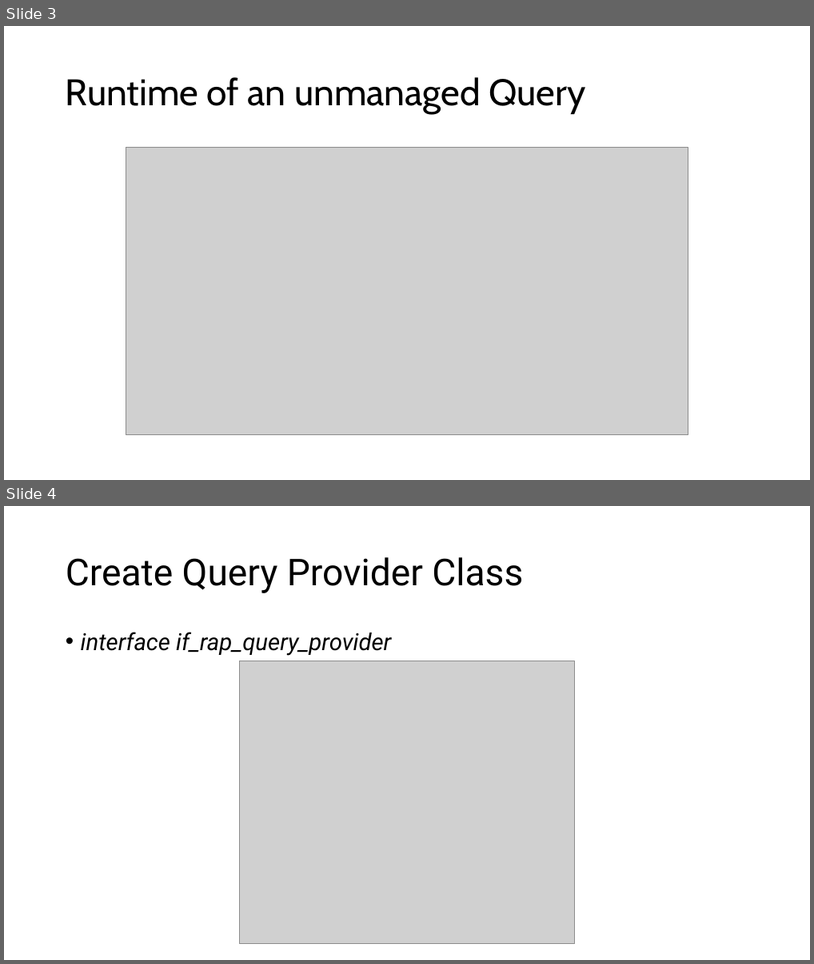
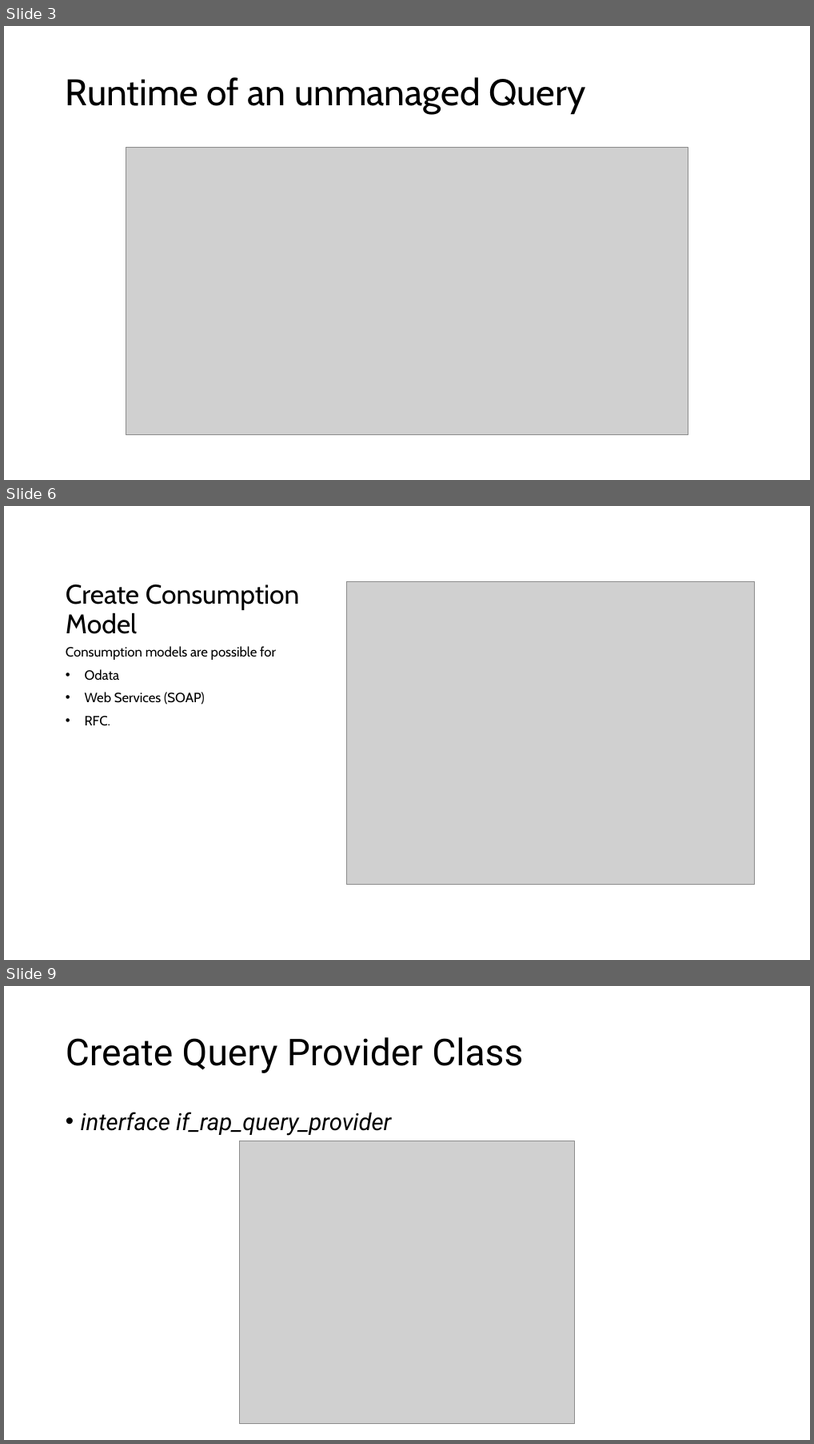
Before and after one commit to DevelopmentBvise/Schulung, a slide deck: RAP Unmanaged Query/UnmanagedQuery.pptx. Shown one above the other, each under a label of ours: slides 3 and 4 before the commit, slides 3, 6 and 9 after it; the slides between them are not shown. The pictures are 814x964 and 814x1444 pixels, drawn with LibreOffice and Linux fonts; fonts in the diff are those of the drawing; grey boxes stand for pictures. Boxes give left, top, right and bottom in pixels: in the first picture for what was removed or moved away, otherwise in the second. Text is boxed around its words. In the diff, an @@ line names an element or a change of style, - is before the commit and + after.

```diff
--- a/RAP Unmanaged Query/UnmanagedQuery.pptx
+++ b/RAP Unmanaged Query/UnmanagedQuery.pptx
@@ slide 6 added at (4,506,810,960), background #FFFFFF @@
@@ title added at (66,584,300,634), 32 pt, text #000000 @@
+Create Consumption Model
@@ picture added at (347,582,755,884) @@
@@ text added at (66,646,276,726), 16 pt, text #000000 @@
+Consumption models are possible for
+• Odata
+• Web Services (SOAP)
+• RFC.
@@ what was slide 4 is now slide 9 @@
```
Also in this commit, not shown: 6 other slides added, 1 slide removed, 1 other file.
